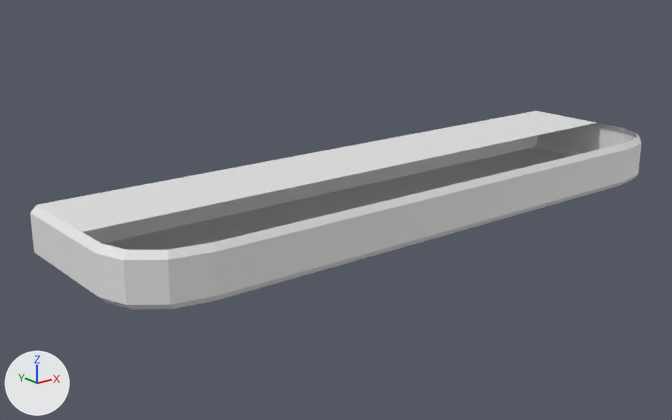
What one commit did to the FBX model Assets/_Art/3D Assets/usable_assets/interior_assets/ONE_STAIR.fbx.
Rendered twice from a 50 mm lens placed at (-2.537, -2.786, 1.382), pointed at (-0.201, 0.134, 0.214). The lights are fixed; the arrows at lower left show +X, +Y and +Z. The older version comes first. Where no turn or scale is listed for an object, it has been applied to the vertices. Vertices at exactly the same position are counted once.
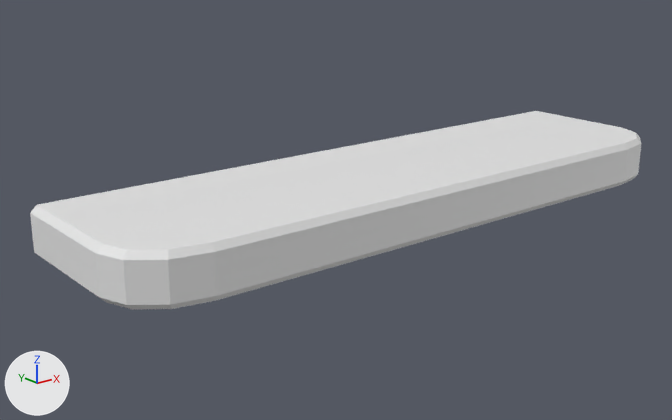
Commit message: Corrected stair

Boxes [x1, y1, x2, y2] around the edits, measured in the pictures (672 x 420 px):
part 1 of me_mesh, built on: after [83, 123, 637, 250]

What the commit changed:
me_mesh is used by ob_cube_006; location (0.0, 0.0, 0.0).
Verts and faces of me_mesh; kept vertices keep their numbers, new ones are numbered from 77.
Before the commit, vertices of me_mesh: 4 (-0.83, -0.36, 0.4) at pixel (281, 225), 6 (0.83, -0.36, 0.4) at pixel (587, 152), 8 (-1.37, -0.15, 0.4) at pixel (102, 243), 10 (-1.1, -0.36, 0.4) at pixel (212, 242), 12 (-1.34, -0.25, 0.4) at pixel (128, 249).
Before the commit, vertices of me_mesh: 14 (-1.24, -0.33, 0.4) at pixel (168, 249), 16 (-1.37, 0.15, 0.4) at pixel (64, 221), 17 (-1.4, 0.15, 0.37) at pixel (57, 229), 18 (1.1, -0.36, 0.4) at pixel (624, 143), 20 (1.37, -0.15, 0.4) at pixel (621, 127).
Before the commit, vertices of me_mesh: 22 (1.24, -0.33, 0.4) at pixel (637, 137), 24 (1.34, -0.25, 0.4) at pixel (635, 132), 26 (0.83, -0.36, 0.2) at pixel (584, 195), 28 (-0.83, -0.36, 0.2) at pixel (282, 281), 30 (-1.1, -0.36, 0.2) at pixel (214, 300).
Before the commit, vertices of me_mesh: 33 (-1.38, -0.15, 0.2) at pixel (106, 302), 35 (-1.24, -0.33, 0.2) at pixel (171, 309), 37 (-1.34, -0.25, 0.2) at pixel (132, 309), 38 (-1.38, 0.15, 0.2) at pixel (68, 276), 39 (-1.4, 0.15, 0.22) at pixel (61, 270).
Before the commit, vertices of me_mesh: 40 (1.38, -0.15, 0.2), 43 (1.1, -0.36, 0.2) at pixel (620, 185), 44 (1.34, -0.25, 0.2), 46 (1.24, -0.33, 0.2) at pixel (633, 179), 49 (1.37, 0.0, 0.4) at pixel (596, 122).
Before the commit, vertices of me_mesh: 51 (1.38, 0.0, 0.2), 52 (-1.37, 0.0, 0.4) at pixel (82, 231), 55 (-1.38, 0.0, 0.2) at pixel (86, 288), 61 (-1.4, 0.15, 0.3) at pixel (59, 250).
me_mesh had 77 vertices, 57 faces and spanned x -1.4..1.4, y -0.38..0.39, z 0.2..0.4.
me_mesh now has 72 vertices, 59 faces and spans x -1.4..1.4, y -0.38..0.39, z 0.2..0.4.
Part 1, on me_mesh:
Vertices deleted: 16, 17, 38, 39, 61 (with the faces that use them).
New faces: (4, 6, 18, 22, 24, 20, 49, 52, 8, 12, 14, 10), (26, 28, 30, 35, 37, 33, 55, 51, 40, 44, 46, 43).
